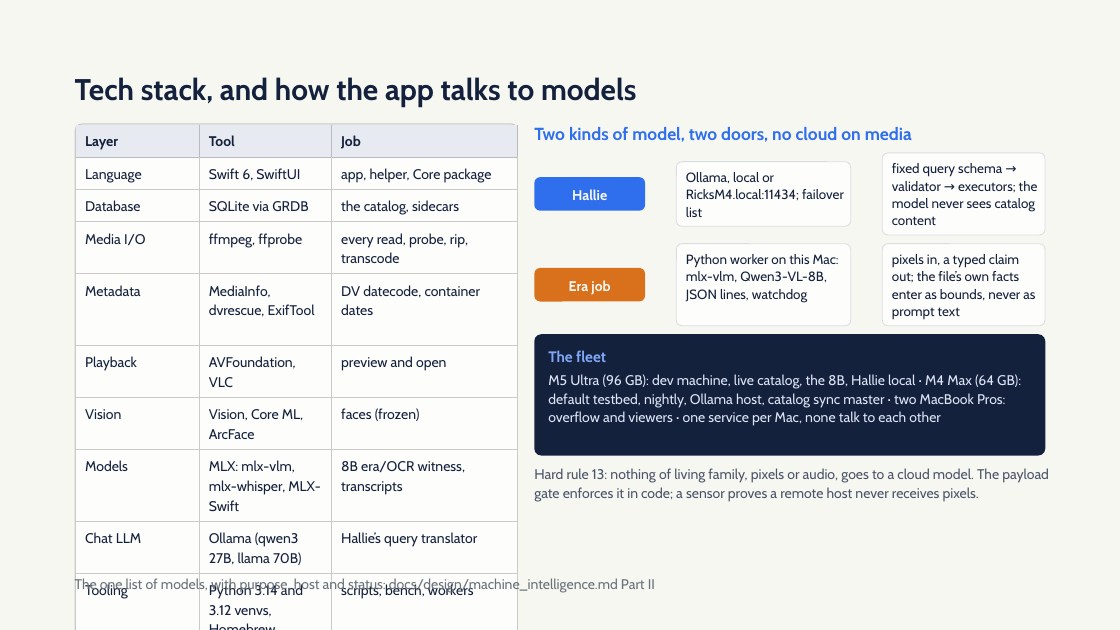
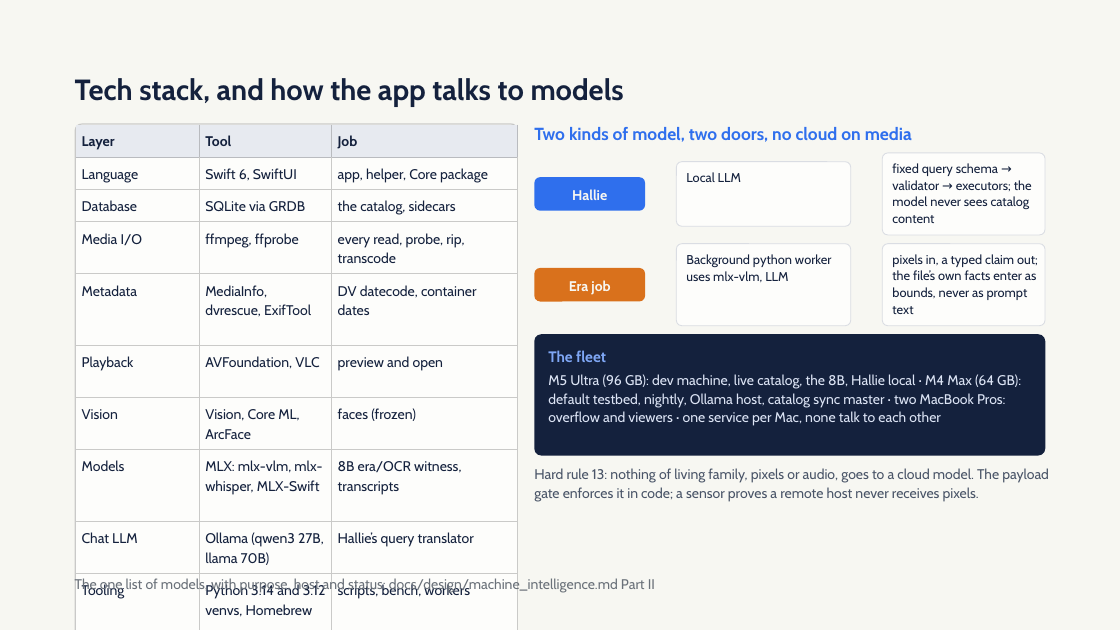
Before and after one commit to musicalengineer/VideoScan, a slide deck: slide 7 of docs/design/architecture_deck/VideoScan_Architecture_and_Design.pptx. Drawn at 1120x630 pixels with LibreOffice and Linux fonts; fonts in the diff are those of the drawing; background and template pictures are left out. Boxes give left, top, right and bottom in pixels: in the first picture for what was removed or moved away, otherwise in the second. Text is boxed around its words. In the diff, an @@ line names an element or a change of style, - is before the commit and + after.

```diff
--- a/docs/design/architecture_deck/VideoScan_Architecture_and_Design.pptx
+++ b/docs/design/architecture_deck/VideoScan_Architecture_and_Design.pptx
@@ text "Tech stack, and how the ..." at <box>75,78,624,106</box>: size 25.6 to 25 pt @@
@@ freeform shape at <box>75,124,518,630</box>: outline redrawn @@
@@ freeform shape at <box>75,124,518,630</box>: outline redrawn @@
@@ table: place and size @@
-table at <box>76,124,518,621</box>
+table at <box>76,124,518,630</box>
@@ text in rounded rectangle at <box>686,172,844,217</box>: text removed @@
-Ollama, local or RicksM4.local:11434; failover list
@@ text added at <box>686,172,741,182</box>, 11 pt, text #14213D @@
+Local LLM
@@ rounded rectangle added at <box>882,153,1045,235</box>, fill #FDFDFB, outline #DADDE3 0.75 pt @@
@@ text "fixed query schema → validator ...": place and size @@
-text "fixed query schema → validator ..." at <box>882,153,1045,235</box>
+text "fixed query schema → validator ..." at <box>892,163,1032,223</box>
@@ text "fixed query schema → validator ..." at <box>892,163,1032,223</box>: size 11.5 to 11 pt; fill #FDFDFB to none; outline #DADDE3 0.75 pt to none @@
@@ text in rounded rectangle at <box>686,254,839,302</box>: text removed @@
-Python worker on this Mac: mlx-vlm, Qwen3-VL-8B, JSON lines, watchdog
@@ text added at <box>686,254,832,282</box>, 11 pt, text #14213D @@
+Background python worker uses mlx-vlm, LLM
@@ rounded rectangle added at <box>882,244,1045,326</box>, fill #FDFDFB, outline #DADDE3 0.75 pt @@
@@ text "pixels in, a typed claim ..." at <box>892,254,1038,314</box>: size 11.5 to 11 pt; fill #FDFDFB to none; outline #DADDE3 0.75 pt to none @@
@@ text "pixels in, a typed claim ...": place and size @@
-text "pixels in, a typed claim ..." at <box>882,244,1045,326</box>
+text "pixels in, a typed claim ..." at <box>892,254,1038,314</box>
```
Also in this commit, not shown: 8 other slides changed.
